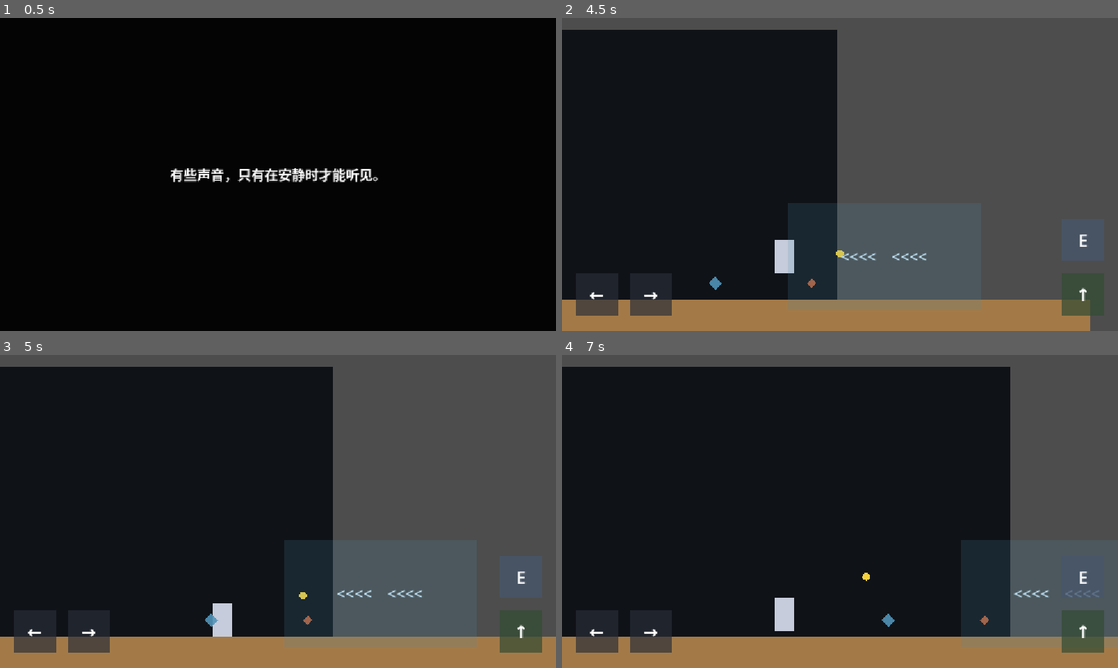
Above: before the commit, frames 1-4 (two rows, left to right).
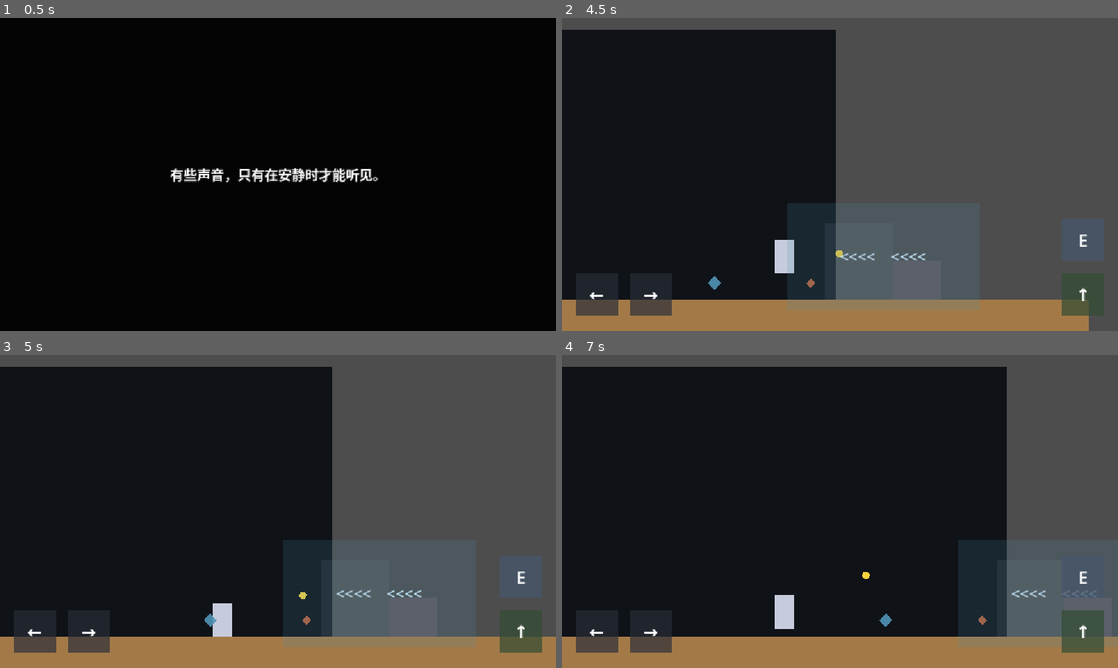
Above: after the commit, the same moments.

Repository: wenshuchuan0101-lab/A-Gift-for-the-land
Game: Godot game, scene res://Opening.tscn
Same seed, same stepped clock (60 frames per second), same inputs: the game is played once before the commit and once after it.
Inputs (mouse positions are in pixels of both pictures, inside the frame that each line leads up to):
- Up to frame 1 (0.5 s): no input
- Up to frame 2 (4.5 s): tap Enter at 0.5 s; move the mouse to (962, 158) at 0.52 s; hold D (move_right) 0.53-2.03 s; tap E (interact) every 0.75 s from 0.6 to 4.35 s; click (962, 158) at 0.67 s; tap Space (jump) at 0.77, 1.52, 2.75, 3.02, 3.77 s; move the mouse to (728, 190) at 1.27 s; move the mouse to (895, 105) at 2.02 s; hold A (move_left) 2.03-2.78 s; move the mouse to (812, 237) at 2.77 s; hold D (move_right) 2.78-4.28 s; click (812, 237) at 2.92 s; move the mouse to (1006, 221) at 3.52 s; move the mouse to (673, 127) at 4.27 s; hold A (move_left) from 4.28 s (still down)
- Up to frame 3 (5 s): keep holding A (move_left); tap Space (jump) at 4.52 s
- Up to frame 4 (7 s): move the mouse to (867, 511) at 5.02 s; release A (move_left) at 5.03 s; hold D (move_right) 5.03-5.78 s; tap E (interact) at 5.1, 5.85, 6.6 s; click (867, 511) at 5.17 s; tap Enter at 5.75 s; move the mouse to (756, 433) at 5.77 s; hold A (move_left) from 5.78 s (still down); tap Space (jump) at 6.02, 6.77 s; move the mouse to (962, 495) at 6.52 s

Frame 1 is identical in both runs. In frame 2, 0.4% of the frame differs, in the area x 26-95%, y 3-100%; in frame 3, 0.3%; in frame 4, 1.0%, in the area x 38-97%, y 3-90%.

Commit message:
实现巨石风力遮挡系统

Diff:
--- a/Demo_Level.tscn
+++ b/Demo_Level.tscn
@@ -1,9 +1,10 @@
-[gd_scene load_steps=8 format=3]
+[gd_scene load_steps=9 format=3]
 
 [ext_resource type="PackedScene" path="res://Player.tscn" id="1_player"]
 [ext_resource type="PackedScene" path="res://Seed.tscn" id="2_seed"]
 [ext_resource type="Script" path="res://map_point.gd" id="3_map_point"]
 [ext_resource type="PackedScene" path="res://WindZone.tscn" id="4_wind_zone"]
+[ext_resource type="PackedScene" path="res://RockCover.tscn" id="5_rock_cover"]
 
 [sub_resource type="RectangleShape2D" id="RectangleShape2D_ground"]
 size = Vector2(2200, 80)
@@ -80,6 +81,9 @@
 
 [node name="WindZone" parent="." instance=ExtResource("4_wind_zone")]
 position = Vector2(1250, 470)
+
+[node name="RockCover" parent="." instance=ExtResource("5_rock_cover")]
+position = Vector2(1320, 520)
 
 [node name="MobileControls" type="CanvasLayer" parent="."]
 layer = 10
--- /dev/null
+++ b/RockCover.tscn
@@ -0,0 +1,36 @@
+[gd_scene load_steps=4 format=3]
+
+[ext_resource type="Script" path="res://wind_block_zone.gd" id="1_wind_block_zone"]
+
+[sub_resource type="RectangleShape2D" id="RectangleShape2D_rock"]
+size = Vector2(100, 80)
+
+[sub_resource type="RectangleShape2D" id="RectangleShape2D_wind_block"]
+size = Vector2(140, 160)
+
+[node name="RockCover" type="StaticBody2D"]
+collision_layer = 1
+collision_mask = 1
+
+[node name="CollisionShape2D" type="CollisionShape2D" parent="."]
+shape = SubResource("RectangleShape2D_rock")
+
+[node name="Visual" type="Polygon2D" parent="."]
+polygon = PackedVector2Array(-50, -40, 50, -40, 50, 40, -50, 40)
+color = Color(0.36, 0.38, 0.42, 1)
+
+[node name="WindBlockZone" type="Area2D" parent="."]
+position = Vector2(-120, -40)
+collision_layer = 0
+collision_mask = 1
+monitoring = true
+script = ExtResource("1_wind_block_zone")
+wind_zone_path = NodePath("../../WindZone")
+sheltered_wind_multiplier = 0.2
+
+[node name="CollisionShape2D" type="CollisionShape2D" parent="WindBlockZone"]
+shape = SubResource("RectangleShape2D_wind_block")
+
+[node name="ShelterVisual" type="Polygon2D" parent="WindBlockZone"]
+polygon = PackedVector2Array(-70, -80, 70, -80, 70, 80, -70, 80)
+color = Color(0.52, 0.58, 0.62, 0.12)
--- /dev/null
+++ b/wind_block_zone.gd
@@ -0,0 +1,26 @@
+extends Area2D
+
+@export var wind_zone_path: NodePath
+@export_range(0.0, 1.0, 0.05) var sheltered_wind_multiplier := 0.2
+
+var wind_zone: Area2D
+var sheltered_player: CharacterBody2D
+
+
+func _ready() -> void:
+	wind_zone = get_node_or_null(wind_zone_path) as Area2D
+	body_entered.connect(_on_body_entered)
+	body_exited.connect(_on_body_exited)
+
+
+func _on_body_entered(body: Node2D) -> void:
+	if body is CharacterBody2D and wind_zone != null and wind_zone.has_method("set_wind_multiplier"):
+		sheltered_player = body
+		wind_zone.set_wind_multiplier(sheltered_wind_multiplier)
+
+
+func _on_body_exited(body: Node2D) -> void:
+	if body == sheltered_player:
+		if wind_zone != null and wind_zone.has_method("set_wind_multiplier"):
+			wind_zone.set_wind_multiplier(1.0)
+		sheltered_player = null
--- a/wind_zone.gd
+++ b/wind_zone.gd
@@ -6,6 +6,7 @@
 var player: CharacterBody2D
 var player_in_zone := false
 var wind_velocity := Vector2.ZERO
+var wind_multiplier := 1.0
 
 
 func _ready() -> void:
@@ -16,7 +17,11 @@
 
 func _physics_process(_delta: float) -> void:
 	if player_in_zone and player != null and player.is_physics_processing():
-		player.add_external_force(wind_velocity)
+		player.add_external_force(wind_velocity * wind_multiplier)
+
+
+func set_wind_multiplier(multiplier: float) -> void:
+	wind_multiplier = clampf(multiplier, 0.0, 1.0)
 
 
 func _on_body_entered(body: Node2D) -> void:
Not shown, added: wind_block_zone.gd.uid
